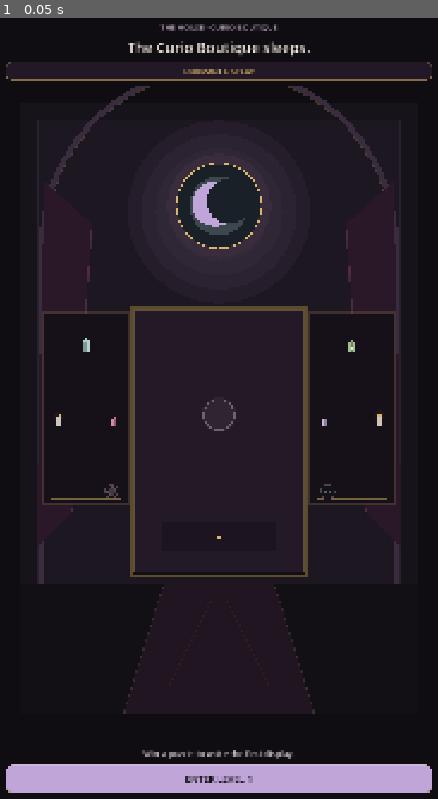
Above: before the commit, frame 1.
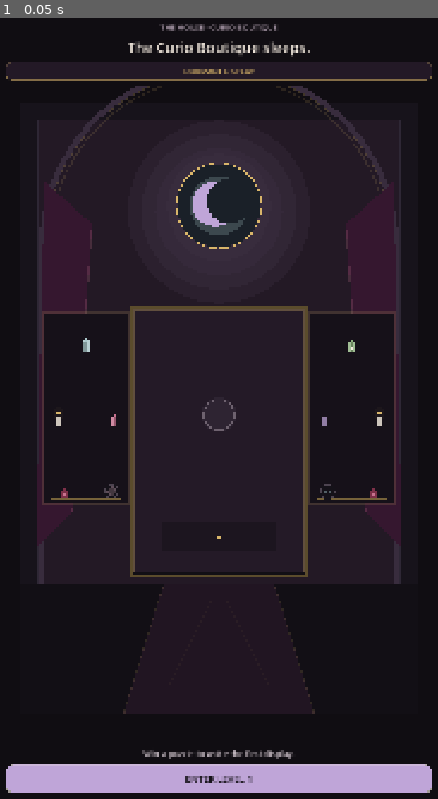
Above: after the commit, the same moment.

Repository: Jay-prodesign/akilta-match3
Game: Godot game, scene res://src/ui/home/house_home.tscn
Same seed, same stepped clock (60 frames per second), same inputs: the game is played once before the commit and once after it. This scene is started directly instead of the project's main scene.
Inputs:
- Up to frame 1 (0.05 s): no input

The runs differ from the first frame. In frame 1, 0.2% of the frame differs, in the area x 12-88%, y 8-62%.

Commit message:
feat: refine Level 1 ritual-display candidate

Diff:
--- a/src/match3/presentation/board_view.gd
+++ b/src/match3/presentation/board_view.gd
@@ -213,7 +213,11 @@
 func _draw_cell(rect: Rect2, pos: Vector2i) -> void:
 	var radius := rect.size.x * 0.18
 	draw_style_box(_cell_box(radius), rect)
-	var inset := rect.grow(-rect.size.x * 0.10)
+	var inner := rect.grow(-rect.size.x * 0.055)
+	var inner_line := Color(LILAC)
+	inner_line.a = 0.07
+	draw_rect(inner, inner_line, false, 1.0)
+	var inset := rect.grow(-rect.size.x * 0.13)
 	var family: String = String(board_state.get_cell(pos))
 	var descriptor: Dictionary = PieceVisuals.descriptor(family)
 	_draw_piece(inset, family, descriptor)
@@ -228,10 +232,10 @@
 
 func _cell_box(radius: float) -> StyleBoxFlat:
 	var box := StyleBoxFlat.new()
-	box.bg_color = GLASS
-	box.border_color = Color(1.0, 1.0, 1.0, 0.055)
+	box.bg_color = Color("#2A2230")
+	box.border_color = Color(0.851, 0.71, 0.416, 0.12)
 	box.set_border_width_all(1)
-	box.set_corner_radius_all(int(radius))
+	box.set_corner_radius_all(int(maxf(6.0, radius * 0.52)))
 	return box
 
 func _draw_piece(rect: Rect2, family: String, descriptor: Dictionary) -> void:
@@ -247,7 +251,8 @@
 	match family:
 		"moon":
 			draw_circle(c, r, color)
-			draw_circle(c + Vector2(r * 0.34, -r * 0.12), r * 0.86, GLASS)
+			draw_circle(c + Vector2(r * 0.34, -r * 0.12), r * 0.86, Color("#2A2230"))
+			draw_arc(c + Vector2(-r * 0.06, 0), r * 0.72, PI * 0.58, PI * 1.43, 28, Color(1,1,1,0.18), max(1.0, r * 0.05))
 			draw_circle(c + Vector2(-r * 0.15, r * 0.05), r * 0.10, BONE)
 		"rose":
 			var points := PackedVector2Array()
@@ -256,6 +261,7 @@
 				var rr: float = r if i % 2 == 0 else r * 0.72
 				points.append(c + Vector2(cos(angle), sin(angle)) * rr)
 			draw_colored_polygon(points, color)
+			draw_circle(c, r * 0.55, Color(color, 0.15), false, max(1.0, r * 0.05))
 			draw_arc(c, r * 0.43, 0.0, TAU * 1.6, 32, BONE, max(1.5, r * 0.08))
 		"moth":
 			draw_circle(c, r * 0.16, BONE)
@@ -273,7 +279,9 @@
 			]), color)
 			draw_circle(c + Vector2(-r * 0.52, -r * 0.04), r * 0.12, INK)
 			draw_circle(c + Vector2(r * 0.52, -r * 0.04), r * 0.12, INK)
+			draw_arc(c, r * 0.82, PI * 1.06, PI * 1.94, 18, Color(1,1,1,0.16), max(1.0, r * 0.04))
 		"key":
+			draw_circle(c + Vector2(0, -r * 0.34), r * 0.42, Color(color, 0.10))
 			draw_arc(c + Vector2(0, -r * 0.34), r * 0.30, 0.0, TAU, 32, color, r * 0.18)
 			draw_line(c + Vector2(0, -r * 0.04), c + Vector2(0, r * 0.76), color, r * 0.18)
 			draw_line(c + Vector2(0, r * 0.52), c + Vector2(r * 0.34, r * 0.52), color, r * 0.14)
@@ -288,6 +296,7 @@
 				c + Vector2(-r * 0.68, -r * 0.28)
 			])
 			draw_colored_polygon(leaf, color)
+			draw_arc(c, r * 0.84, PI * 0.78, PI * 1.26, 16, Color(1,1,1,0.12), max(1.0, r * 0.035))
 			draw_line(c + Vector2(0, -r * 0.72), c + Vector2(0, r * 0.72), BONE, max(1.5, r * 0.07))
 			draw_line(c + Vector2(0, -r * 0.10), c + Vector2(r * 0.34, -r * 0.34), BONE, max(1.0, r * 0.045))
 			draw_line(c + Vector2(0, r * 0.12), c + Vector2(-r * 0.32, r * 0.34), BONE, max(1.0, r * 0.045))
--- a/src/ui/gameplay/gameplay_screen.tscn
+++ b/src/ui/gameplay/gameplay_screen.tscn
@@ -60,12 +60,12 @@
 anchor_right = 1.0
 anchor_bottom = 1.0
 offset_left = 42.0
-offset_top = 72.0
+offset_top = 54.0
 offset_right = -42.0
-offset_bottom = -72.0
+offset_bottom = -54.0
 grow_horizontal = 2
 grow_vertical = 2
-theme_override_constants/separation = 28
+theme_override_constants/separation = 22
 
 [node name="Eyebrow" type="Label" parent="Layout"]
 layout_mode = 2
@@ -77,7 +77,7 @@
 [node name="Title" type="Label" parent="Layout"]
 layout_mode = 2
 theme_override_colors/font_color = Color(0.945, 0.91, 0.866, 1)
-theme_override_font_sizes/font_size = 48
+theme_override_font_sizes/font_size = 52
 text = "Moonlit Cabinet"
 horizontal_alignment = 1
 
@@ -100,7 +100,7 @@
 horizontal_alignment = 2
 
 [node name="BoardView" type="Control" parent="Layout"]
-custom_minimum_size = Vector2(0, 1030)
+custom_minimum_size = Vector2(0, 980)
 layout_mode = 2
 size_flags_vertical = 0
 mouse_filter = 0
@@ -110,7 +110,7 @@
 layout_mode = 2
 theme_override_colors/font_color = Color(0.851, 0.804, 0.835, 1)
 theme_override_font_sizes/font_size = 23
-text = "Swipe a sigil to wake the cabinet."
+text = "Slide the moon sigil right. Wake the cabinet in one luminous move."
 horizontal_alignment = 1
 autowrap_mode = 2
 
--- a/src/world/curio_boutique.gd
+++ b/src/world/curio_boutique.gd
@@ -60,7 +60,10 @@
 	var inset: float = room.size.x * 0.045
 	var wall := room.grow(-inset)
 	draw_rect(wall, Color("#1D1721"), true)
-	draw_rect(wall, Color(0.749, 0.647, 0.847, 0.10), false, 2.0)
+	var wash := Color("#3A2335")
+	wash.a = 0.22
+	draw_rect(wall, wash, true)
+	draw_rect(wall, Color(0.749, 0.647, 0.847, 0.14), false, 2.0)
 
 	var panel_top: float = wall.position.y + wall.size.y * 0.18
 	var panel_bottom: float = wall.position.y + wall.size.y * 0.70
@@ -81,6 +84,9 @@
 	draw_arc(center, radius - 8.0, PI, TAU, 72, Color(0.851, 0.71, 0.416, 0.24), 2.0)
 	draw_line(Vector2(center.x - radius, center.y), Vector2(center.x - radius, room.end.y), RAISED, 13.0)
 	draw_line(Vector2(center.x + radius, center.y), Vector2(center.x + radius, room.end.y), RAISED, 13.0)
+	var arch_glow := Color(GOLD)
+	arch_glow.a = 0.14
+	draw_arc(center, radius - 18.0, PI, TAU, 72, arch_glow, 4.0)
 
 	# Velvet curtain suggestions keep the room intimate without hiding the cabinet.
 	var curtain_left := PackedVector2Array([
@@ -95,8 +101,8 @@
 		Vector2(room.end.x - room.size.x * 0.13, room.position.y + room.size.y * 0.67),
 		Vector2(room.end.x - room.size.x * 0.04, room.position.y + room.size.y * 0.73)
 	])
-	draw_colored_polygon(curtain_left, Color("#2A1828"))
-	draw_colored_polygon(curtain_right, Color("#2A1828"))
+	draw_colored_polygon(curtain_left, Color("#35172F"))
+	draw_colored_polygon(curtain_right, Color("#35172F"))
 	draw_line(curtain_left[1], curtain_left[2], Color(0.78, 0.45, 0.56, 0.22), 3.0)
 	draw_line(curtain_right[1], curtain_right[2], Color(0.78, 0.45, 0.56, 0.22), 3.0)
 
@@ -106,6 +112,9 @@
 	draw_circle(c, r * 1.24, RAISED)
 	draw_circle(c, r, Color("#1A2028"))
 	draw_circle(c, r * 0.70, Color(0.663, 0.776, 0.784, 0.24))
+	# Stained-glass crossbars keep the moon window architectural, not another gameplay piece.
+	draw_line(c + Vector2(-r * 0.78, 0), c + Vector2(r * 0.78, 0), Color(0.851,0.71,0.416,0.18), 2.0)
+	draw_line(c + Vector2(0, -r * 0.78), c + Vector2(0, r * 0.78), Color(0.851,0.71,0.416,0.18), 2.0)
 	draw_circle(c - Vector2(r * 0.10, r * 0.04), r * 0.54, LILAC)
 	draw_circle(c + Vector2(r * 0.24, -r * 0.10), r * 0.53, Color("#1A2028"))
 	draw_arc(c, r * 1.02, 0.0, TAU, 48, GOLD, 2.0)
@@ -136,8 +145,9 @@
 		draw_line(Vector2(right_x0, y), Vector2(right_x1, y), GOLD.darkened(0.45), 3.0)
 
 	_draw_bottle(Vector2((left_x0 + left_x1) * 0.5, shelf_y0 - 14.0), CYAN, 0.95)
-	_draw_candle(Vector2(left_x0 + 20.0, shelf_y0 + shelf_gap - 4.0), 0.86)
-	_draw_bottle(Vector2(left_x1 - 18.0, shelf_y0 + shelf_gap - 8.0), ROSE, 0.58)
+	_draw_candle(Vector2(left_x0 + 20.0, shelf_y0 + shelf_gap - 4.0), 1.05)
+	_draw_bottle(Vector2(left_x1 - 18.0, shelf_y0 + shelf_gap - 8.0), ROSE, 0.66)
+	_draw_rose_silhouette(Vector2(left_x0 + 34.0, shelf_y0 + shelf_gap * 2.0 - 12.0), 12.0)
 	var locket_center := Vector2(left_x1 - 24.0, shelf_y0 + shelf_gap * 2.0 - 19.0)
 	if house_stage >= 3:
 		draw_circle(locket_center, 29.0, Color(0.78, 0.45, 0.56, 0.07))
@@ -146,10 +156,20 @@
 		_draw_thorn_locket(locket_center, 16.0, false)
 
 	_draw_bottle(Vector2((right_x0 + right_x1) * 0.5, shelf_y0 - 14.0), LEAF, 0.88)
-	_draw_candle(Vector2(right_x1 - 20.0, shelf_y0 + shelf_gap - 4.0), 0.92)
-	_draw_bottle(Vector2(right_x0 + 20.0, shelf_y0 + shelf_gap - 8.0), LILAC, 0.58)
+	_draw_candle(Vector2(right_x1 - 20.0, shelf_y0 + shelf_gap - 4.0), 1.05)
+	_draw_bottle(Vector2(right_x0 + 20.0, shelf_y0 + shelf_gap - 8.0), LILAC, 0.66)
+	_draw_rose_silhouette(Vector2(right_x1 - 34.0, shelf_y0 + shelf_gap * 2.0 - 12.0), 12.0)
 	var moth_center := Vector2(right_x0 + 28.0, shelf_y0 + shelf_gap * 2.0 - 18.0)
 	_draw_moth_frame(moth_center, 20.0 if house_stage >= 2 else 17.0, house_stage >= 2)
+
+func _draw_rose_silhouette(center: Vector2, radius: float) -> void:
+	var petals := PackedVector2Array()
+	for i in range(10):
+		var angle := TAU * float(i) / 10.0 - PI * 0.5
+		var rr := radius if i % 2 == 0 else radius * 0.62
+		petals.append(center + Vector2(cos(angle), sin(angle)) * rr)
+	draw_colored_polygon(petals, Color("#7D3048"))
+	draw_circle(center, radius * 0.26, Color("#C7728F"))
 
 func _draw_central_cabinet(room: Rect2) -> void:
 	var cabinet := Rect2(
